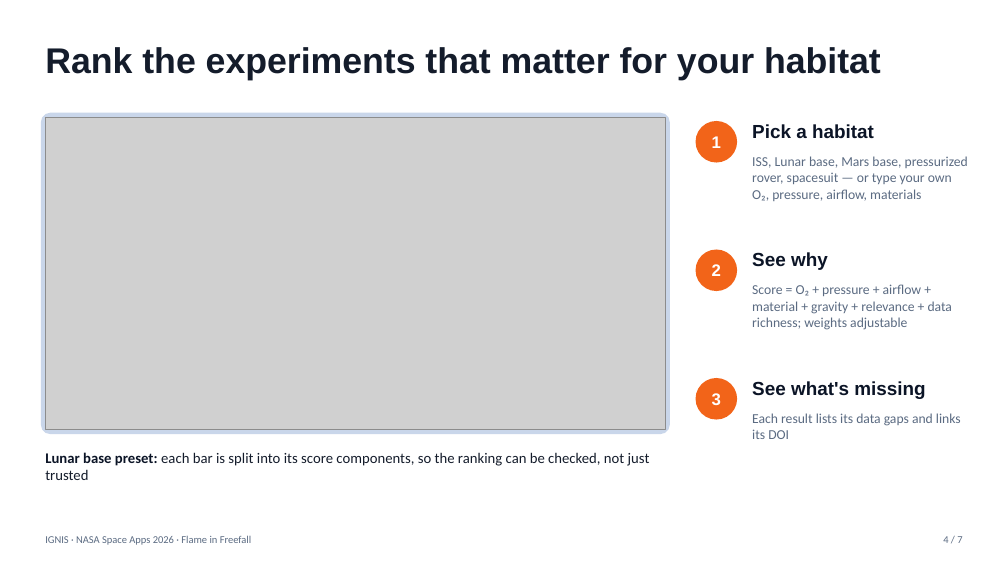
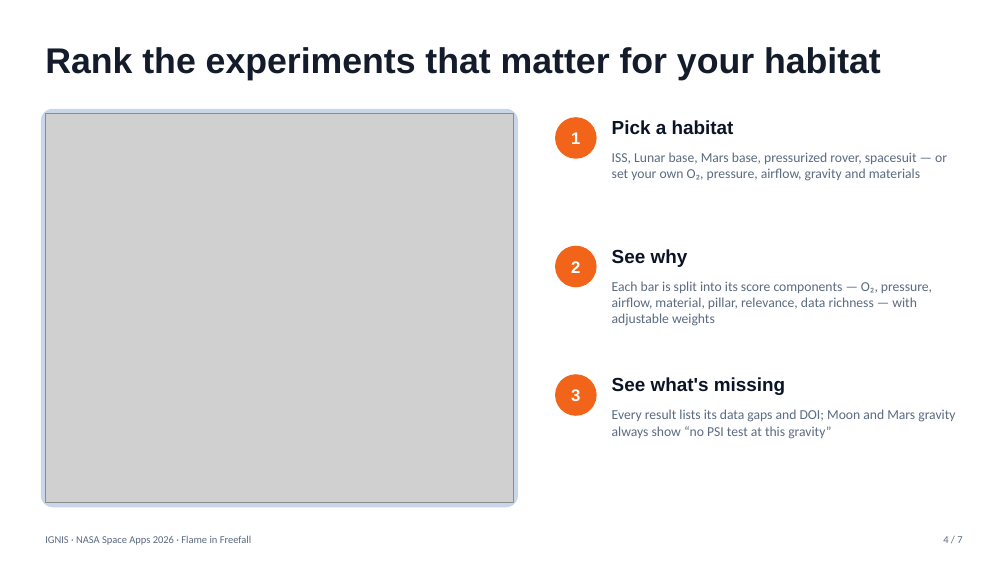
Before and after one commit to fswierta/nasa-hackathon, a slide deck: slide 4 of submission/deck.pptx. Drawn at 1008x567 pixels with LibreOffice and Linux fonts; fonts in the diff are those of the drawing; grey boxes stand for pictures. Boxes give left, top, right and bottom in pixels: in the first picture for what was removed or moved away, otherwise in the second. Text is boxed around its words. In the diff, an @@ line names an element or a change of style, - is before the commit and + after.

```diff
--- a/submission/deck.pptx
+++ b/submission/deck.pptx
@@ rounded rectangle: place and size @@
-rounded rectangle at [41, 113, 670, 434]
+rounded rectangle at [41, 109, 518, 507]
@@ picture: place and size @@
-picture at [45, 117, 665, 430]
+picture at [45, 113, 513, 503]
@@ text "Pick a habitat": place and size @@
-text "Pick a habitat" at [752, 124, 874, 139]
+text "Pick a habitat" at [612, 120, 734, 134]
@@ text at [612, 152, 947, 181]: text changed @@
-ISS, Lunar base, Mars base, pressurized rover, spacesuit — or type your own O₂, pressure, airflow, materials
+ISS, Lunar base, Mars base, pressurized rover, spacesuit — or set your own O₂, pressure, airflow, gravity and materials
@@ text "See why": place and size @@
-text "See why" at [752, 252, 828, 270]
+text "See why" at [612, 249, 688, 267]
@@ text at [612, 281, 932, 326]: text changed @@
-Score = O₂ + pressure + airflow + material + gravity + relevance + data richness; weights adjustable
+Each bar is split into its score components — O₂, pressure, airflow, material, pillar, relevance, data richness — with adjustable weights
@@ 3 ellipses: place and size @@
-3 ellipses at [696, 121, 737, 420]
+3 ellipses at [555, 117, 597, 416]
@@ text "See what's missing": place and size @@
-text "See what's missing" at [752, 381, 925, 399]
+text "See what's missing" at [612, 377, 785, 395]
@@ text at [612, 409, 955, 439]: text changed @@
-Each result lists its data gaps and links its DOI
+Every result lists its data gaps and DOI; Moon and Mars gravity always show “no PSI test at this gravity”
@@ text removed at [45, 452, 650, 480] @@
-Lunar base preset: each bar is split into its score components, so the ranking can be checked, not just trusted
```
Also in this commit, not shown: 2 other slides changed, 9 other files.
